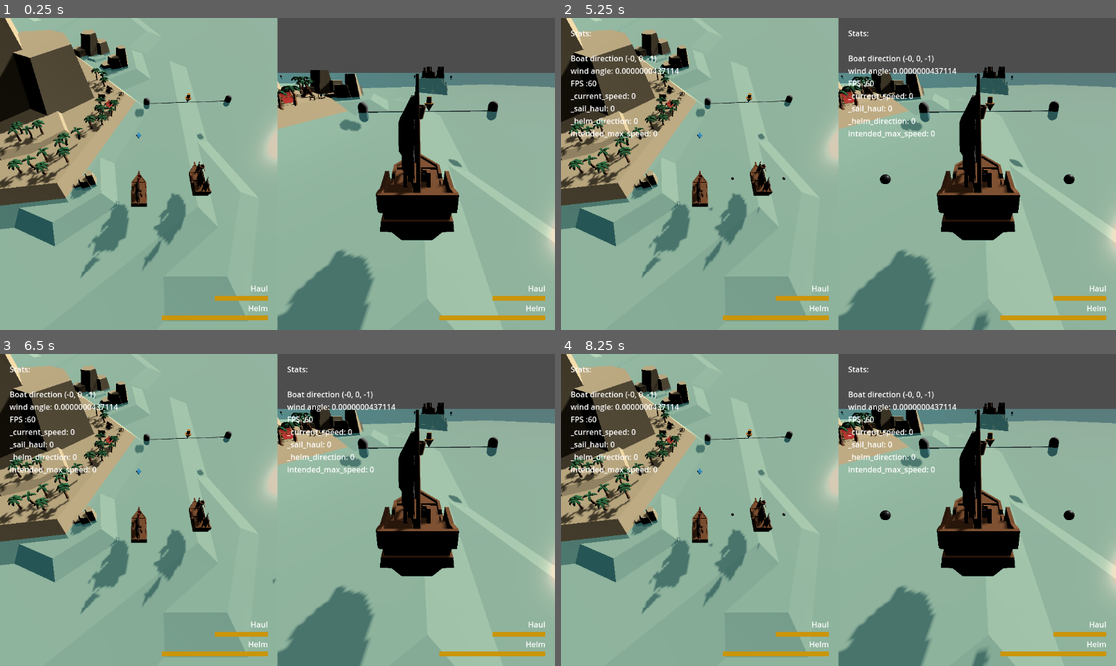
Above: before the commit, frames 1-4 (two rows, left to right).
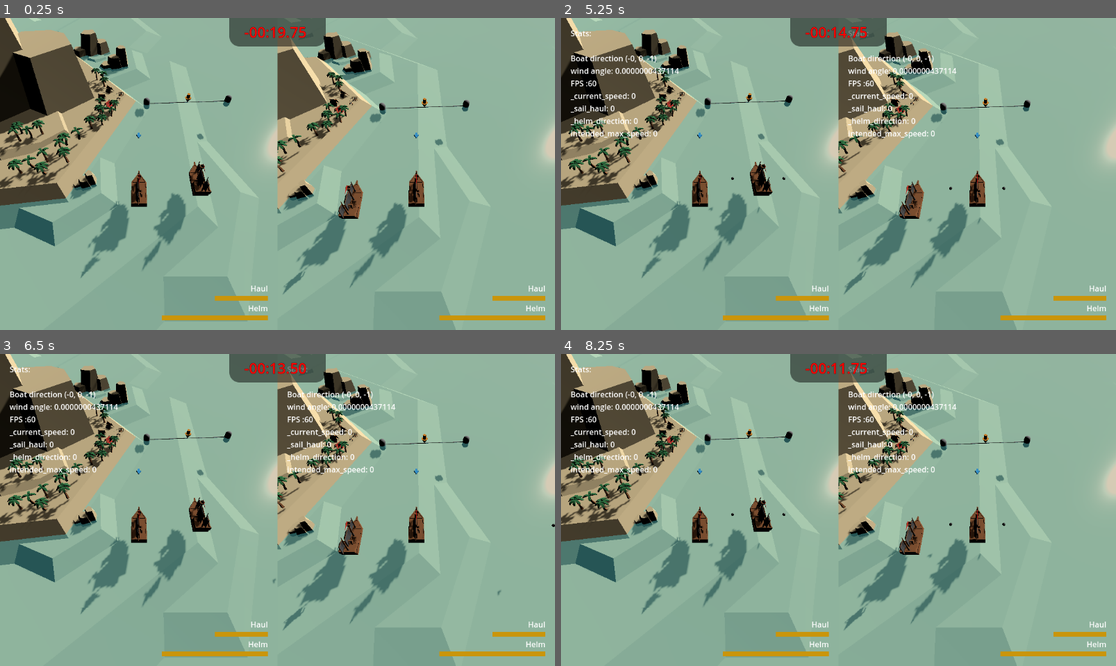
Above: after the commit, the same moments.

Repository: loiclovitana/Crapirate
Game: Godot game, scene res://src/gamemode/race.tscn
Same seed, same stepped clock (60 frames per second), same inputs: the game is played once before the commit and once after it.
Inputs:
- Up to frame 1 (0.25 s): no input
- Up to frame 2 (5.25 s): tap Enter at 2.75 s; tap Space at 5 s
- Up to frame 3 (6.5 s): tap Enter at 5.75 s
- Up to frame 4 (8.25 s): tap Space at 8 s

The runs differ from the first frame. In frame 1, 25% of the frame differs, in the area x 41-100%, y 0-100%; in frame 2, 24%; in frame 3, 24%; in frame 4, 24%.

Commit message:
add timer

Diff:
--- a/src/gamemode/race.gd
+++ b/src/gamemode/race.gd
@@ -1,11 +1,28 @@
 extends Node
 
 
+@export var timer : float = -20
+var has_started = false
+
 # Called when the node enters the scene tree for the first time.
 func _ready() -> void:
-	pass
+	if timer<0:
+		%Timer.get_label_settings().set_font_color(Color(1,0,0,1))
 
 
 # Called every frame. 'delta' is the elapsed time since the previous frame.
-func _process(_delta: float) -> void:
-	pass
+func _process(delta: float) -> void:
+	_update_timer(delta)
+
+
+
+func _update_timer(delta):
+	if timer<=0 and 0<timer+delta :
+		%Timer.get_label_settings().set_font_color(Color(1,1,1,1))
+	timer +=delta
+	var sign_ = "-" if sign(timer)<0 else ""
+	var minutes = int(abs(timer/60))
+	var seconds = int(abs(fmod(timer,60)))
+	var cent = int(abs(fmod(timer,1)*100))
+	var timer_format : String = "%s%02d:%02d.%02d " % [sign_,minutes , seconds,cent]
+	%Timer.set_text(timer_format)
--- a/src/gamemode/race.tscn
+++ b/src/gamemode/race.tscn
@@ -10,6 +10,12 @@
 [ext_resource type="PackedScene" uid="uid://wwbhal8v70ht" path="res://src/gamemode/parcour/race_mark.tscn" id="7_li58y"]
 [ext_resource type="PackedScene" uid="uid://bshx3wv2h387b" path="res://src/gamemode/parcour/raceline.tscn" id="8_gpvjv"]
 [ext_resource type="PackedScene" uid="uid://b8q0p5qi2obaf" path="res://src/gamemode/parcour/buoy.tscn" id="9_w4rdk"]
+[ext_resource type="Texture2D" uid="uid://dxdehrt0e8c1i" path="res://ressources/hud/timer_bg.png" id="11_a8ttv"]
+
+[sub_resource type="LabelSettings" id="LabelSettings_s7bsg"]
+font_size = 30
+outline_size = 1
+outline_color = Color(0, 0, 0, 1)
 
 [node name="Race" type="Node"]
 script = ExtResource("1_kg8se")
@@ -109,3 +115,31 @@
 
 [node name="Buoy2" parent="Parcours/FinishLine" instance=ExtResource("9_w4rdk")]
 transform = Transform3D(1, 0, 0, 0, 1, 0, 0, 0, 1, 2.40579, -1.90735e-06, 0.0333195)
+
+[node name="MainHUD" type="Control" parent="."]
+unique_name_in_owner = true
+layout_mode = 3
+anchors_preset = 15
+anchor_right = 1.0
+anchor_bottom = 1.0
+grow_horizontal = 2
+grow_vertical = 2
+
+[node name="VBoxContainer" type="VBoxContainer" parent="MainHUD"]
+layout_mode = 1
+anchors_preset = 10
+anchor_right = 1.0
+grow_horizontal = 2
+
+[node name="CenterContainer" type="CenterContainer" parent="MainHUD/VBoxContainer"]
+layout_mode = 2
+
+[node name="TextureRect" type="TextureRect" parent="MainHUD/VBoxContainer/CenterContainer"]
+layout_mode = 2
+texture = ExtResource("11_a8ttv")
+
+[node name="Timer" type="Label" parent="MainHUD/VBoxContainer/CenterContainer"]
+unique_name_in_owner = true
+layout_mode = 2
+text = "99:99.99"
+label_settings = SubResource("LabelSettings_s7bsg")
Binary file added: ressources/hud/timer_bg.png
Not shown, added: ressources/hud/timer_bg.png.import
Not shown: 2 places in src/gamemode/race.tscn that only renumber resources
